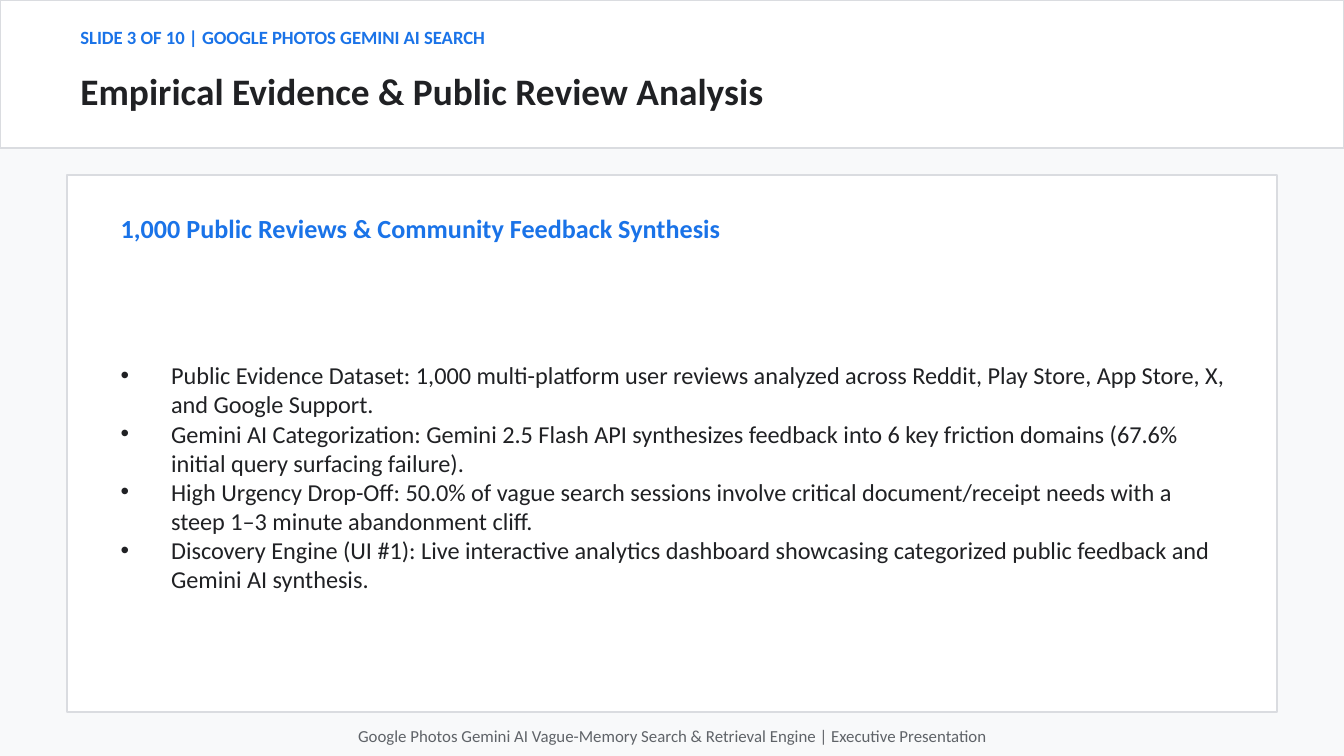
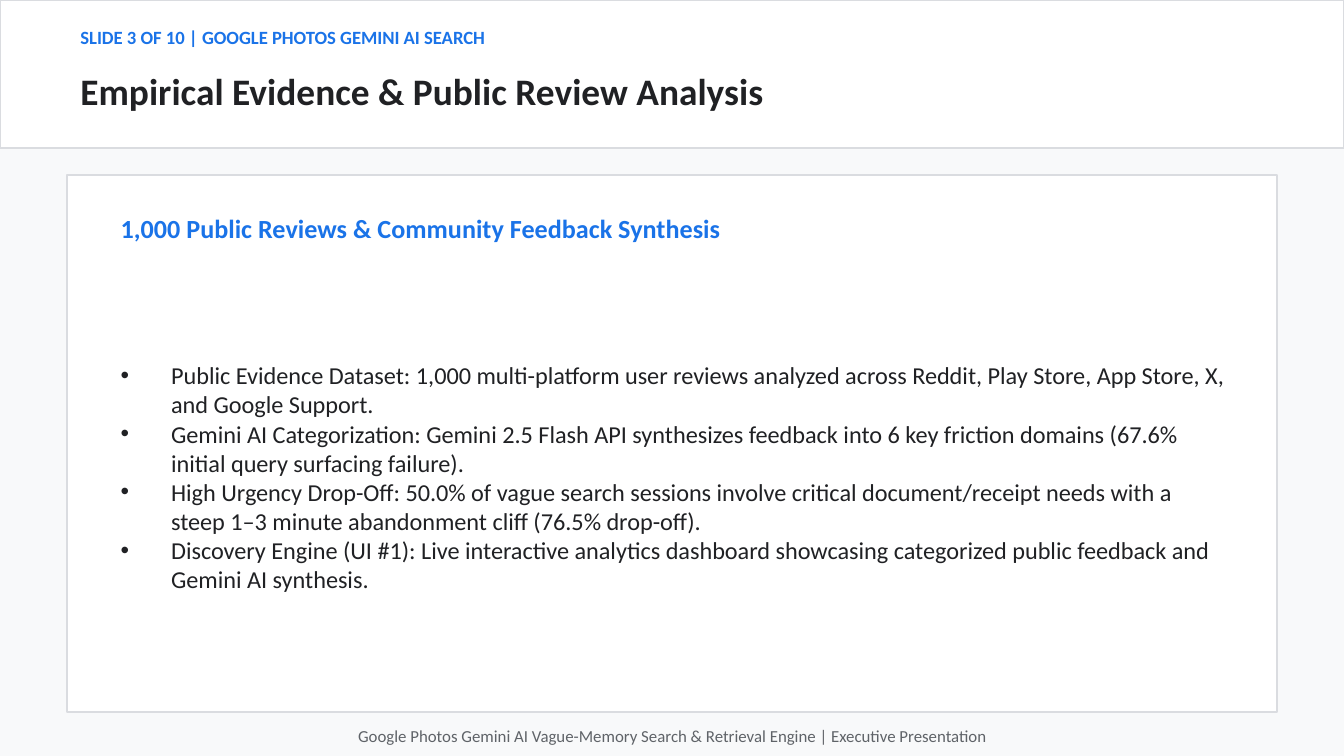
Before and after one commit to hatakekakashi05/google-photos-vague-memory-, a slide deck: slide 3 of output/google_photos_vague_memory_presentation.pptx. Drawn at 1344x756 pixels with LibreOffice and Linux fonts; fonts in the diff are those of the drawing. Boxes give left, top, right and bottom in pixels: in the first picture for what was removed or moved away, otherwise in the second. Text is boxed around its words. In the diff, an @@ line names an element or a change of style, - is before the commit and + after.

```diff
--- a/output/google_photos_vague_memory_presentation.pptx
+++ b/output/google_photos_vague_memory_presentation.pptx
@@ text at (171, 484, 1172, 534): text changed @@
-• High Urgency Drop-Off: 50.0% of vague search sessions involve critical document/receipt needs with a steep 1–3 minute abandonment cliff.
+• High Urgency Drop-Off: 50.0% of vague search sessions involve critical document/receipt needs with a steep 1–3 minute abandonment cliff (76.5% drop-off).
```
Also in this commit, not shown: 6 other slides changed, 4 other files.
